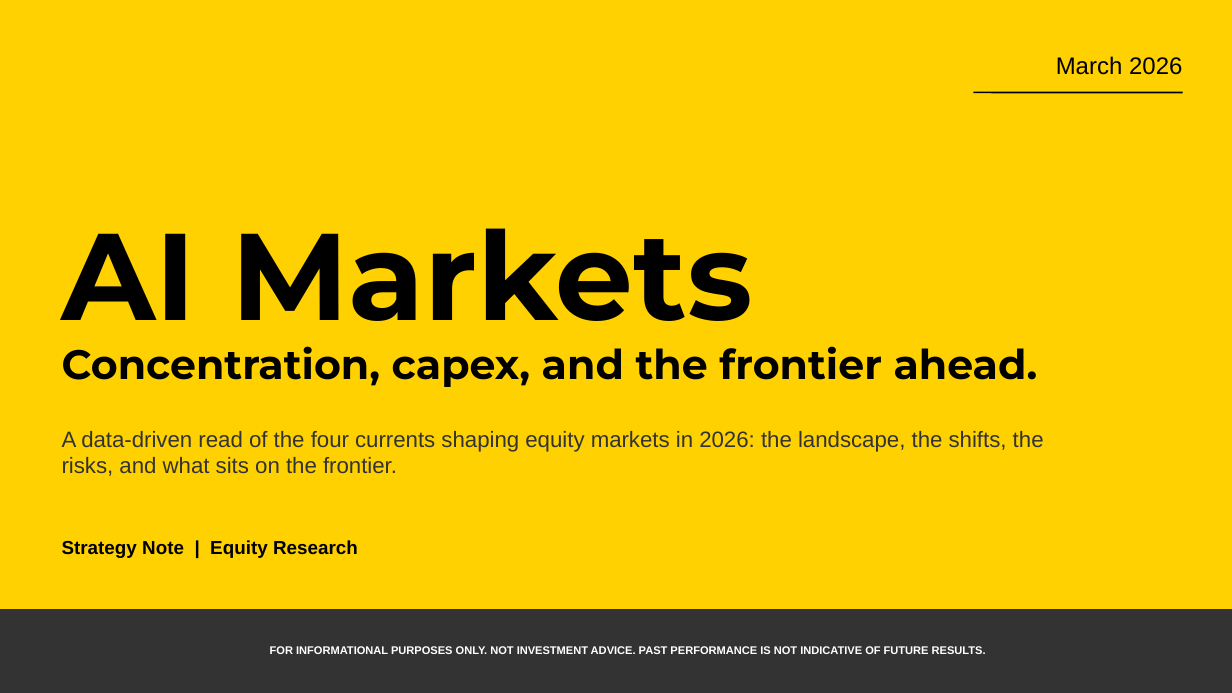
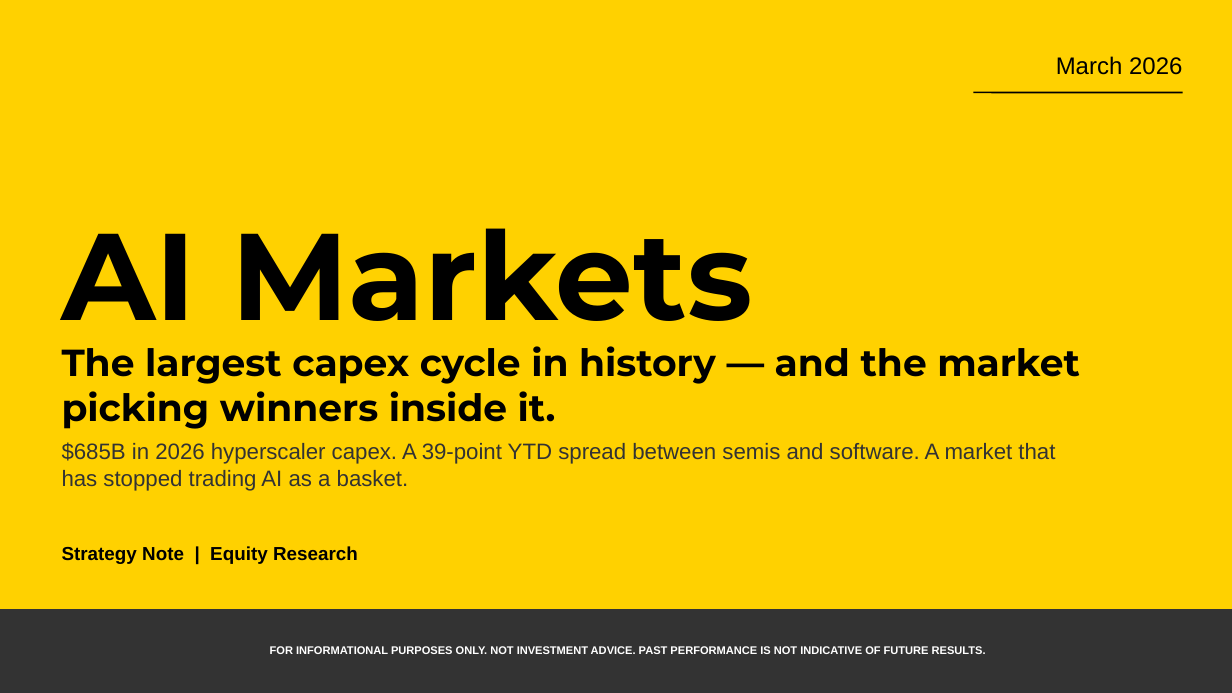
Before and after one commit to samuelcmcclellan-cell/ai-markets-deck, a slide deck: slide 1 of ai-markets-deck.pptx. Drawn at 1232x693 pixels with LibreOffice and Linux fonts; fonts in the diff are those of the drawing. Boxes give left, top, right and bottom in pixels: in the first picture for what was removed or moved away, otherwise in the second. Text is boxed around its words. In the diff, an @@ line names an element or a change of style, - is before the commit and + after.

```diff
--- a/ai-markets-deck.pptx
+++ b/ai-markets-deck.pptx
@@ text at <box>62,346,1080,429</box>: text changed; size 24 to 22 pt @@
-Concentration, capex, and the frontier ahead.
+The largest capex cycle in history — and the market picking winners inside it.
@@ text at <box>62,442,1055,491</box>: text changed @@
-A data-driven read of the four currents shaping equity markets in 2026: the landscape, the shifts, the risks, and what sits on the frontier.
+$685B in 2026 hyperscaler capex. A 39-point YTD spread between semis and software. A market that has stopped trading AI as a basket.
@@ text "Strategy Note | Equity Research": place and size @@
-text "Strategy Note | Equity Research" at <box>62,540,358,558</box>
+text "Strategy Note | Equity Research" at <box>62,546,358,564</box>
```
Also in this commit, not shown: 5 other slides changed, 16 slides added, 16 slides removed, 23 other files.
